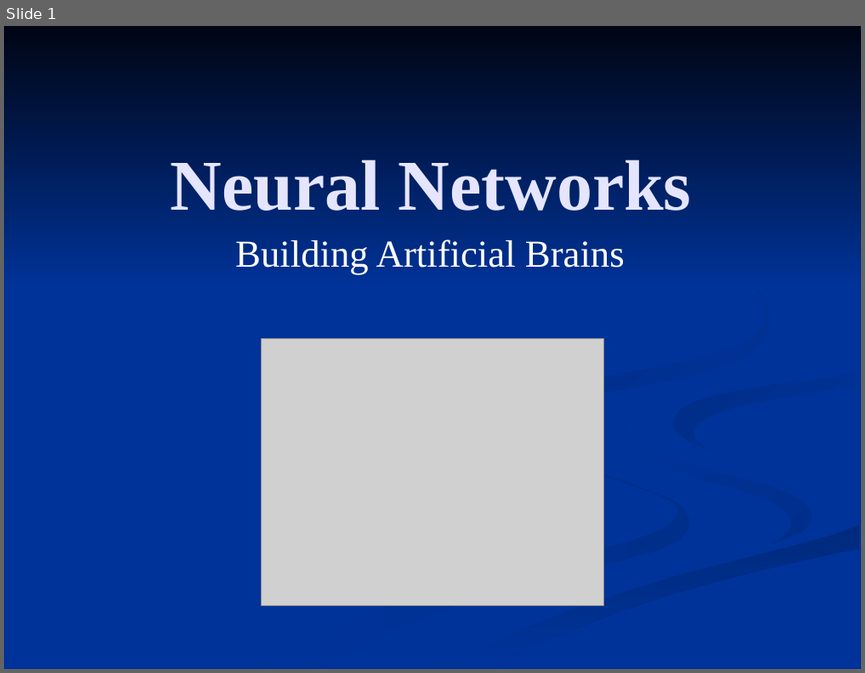
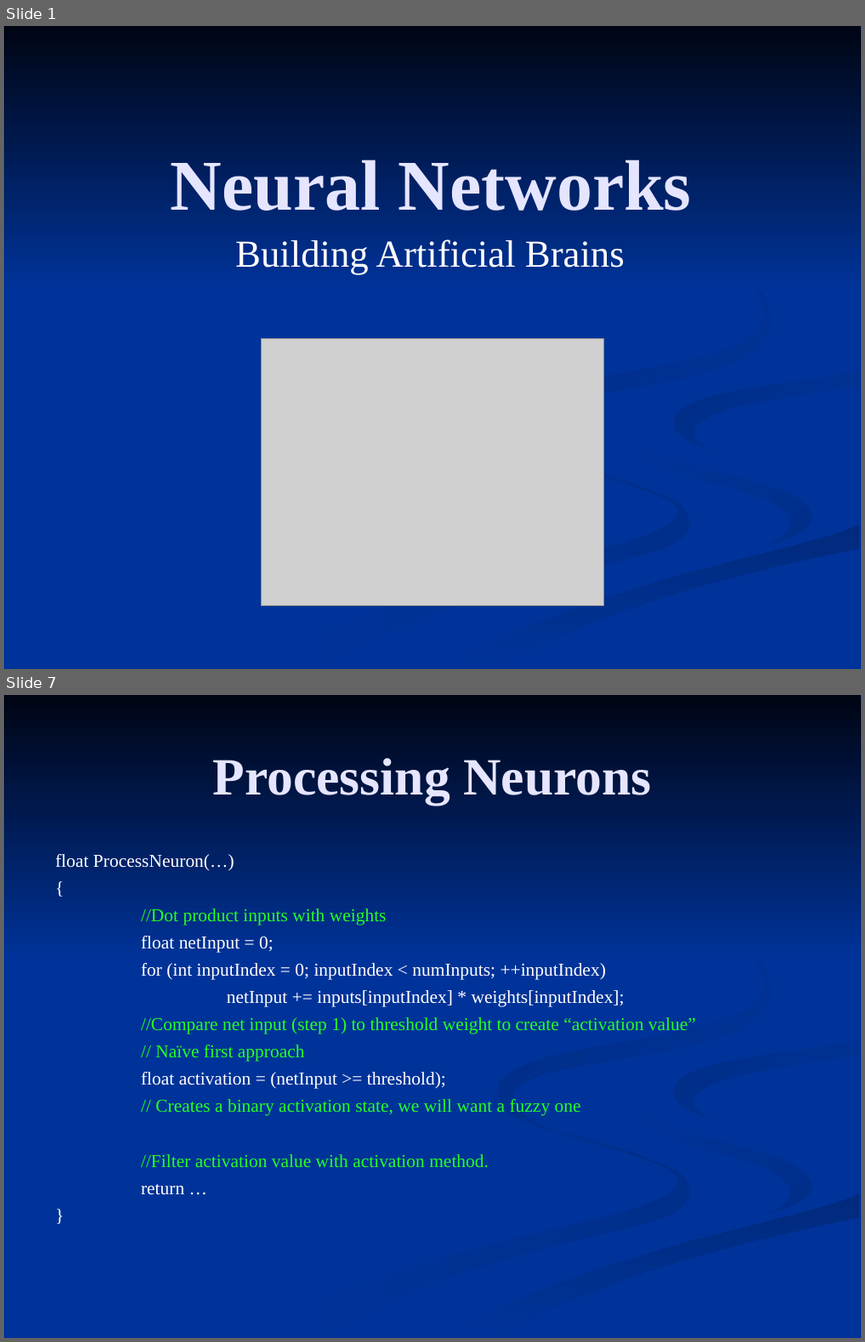
Before and after one commit to FleepyBeepy/Artificial-Intelligence, a slide deck: Lecture Slides/8.2 - Neural Networks.ppt. Shown one above the other, each under a label of ours: slide 1 before the commit, slides 1 and 7 after it; the slides between them are not shown. The pictures are 865x673 and 865x1342 pixels, drawn with LibreOffice and Linux fonts; fonts in the diff are those of the drawing; grey boxes stand for pictures. Boxes give left, top, right and bottom in pixels: in the first picture for what was removed or moved away, otherwise in the second. Text is boxed around its words. In the diff, an @@ line names an element or a change of style, - is before the commit and + after.

```diff
--- a/Lecture Slides/8.2 - Neural Networks.ppt
+++ b/Lecture Slides/8.2 - Neural Networks.ppt
@@ slide 7 added at <box>4,695,861,1338</box>, background #003399; not listed: 7 template elements that a slide beside it also shows @@
@@ title added at <box>213,758,651,805</box>, 44 pt, text #E5E5FF, bold @@
+Processing Neurons
@@ text added at <box>55,854,696,1195</box>, 15.3 pt, text #24FF24 @@
+float ProcessNeuron(…)
+{
+  //Dot product inputs with weights
+float netInput = 0;
+for (int inputIndex = 0; inputIndex < numInputs; ++inputIndex)
+netInput += inputs[inputIndex] * weights[inputIndex];
+//Compare net input (step 1) to threshold weight to create “activation value”
+// Naïve first approach
+float activation = (netInput >= threshold);
+// Creates a binary activation state, we will want a fuzzy one
+//Filter activation value with activation method.
+return …
+}
```
Also in this commit, not shown: 3 other slides changed, 14 other slides added, 2 slides removed.
